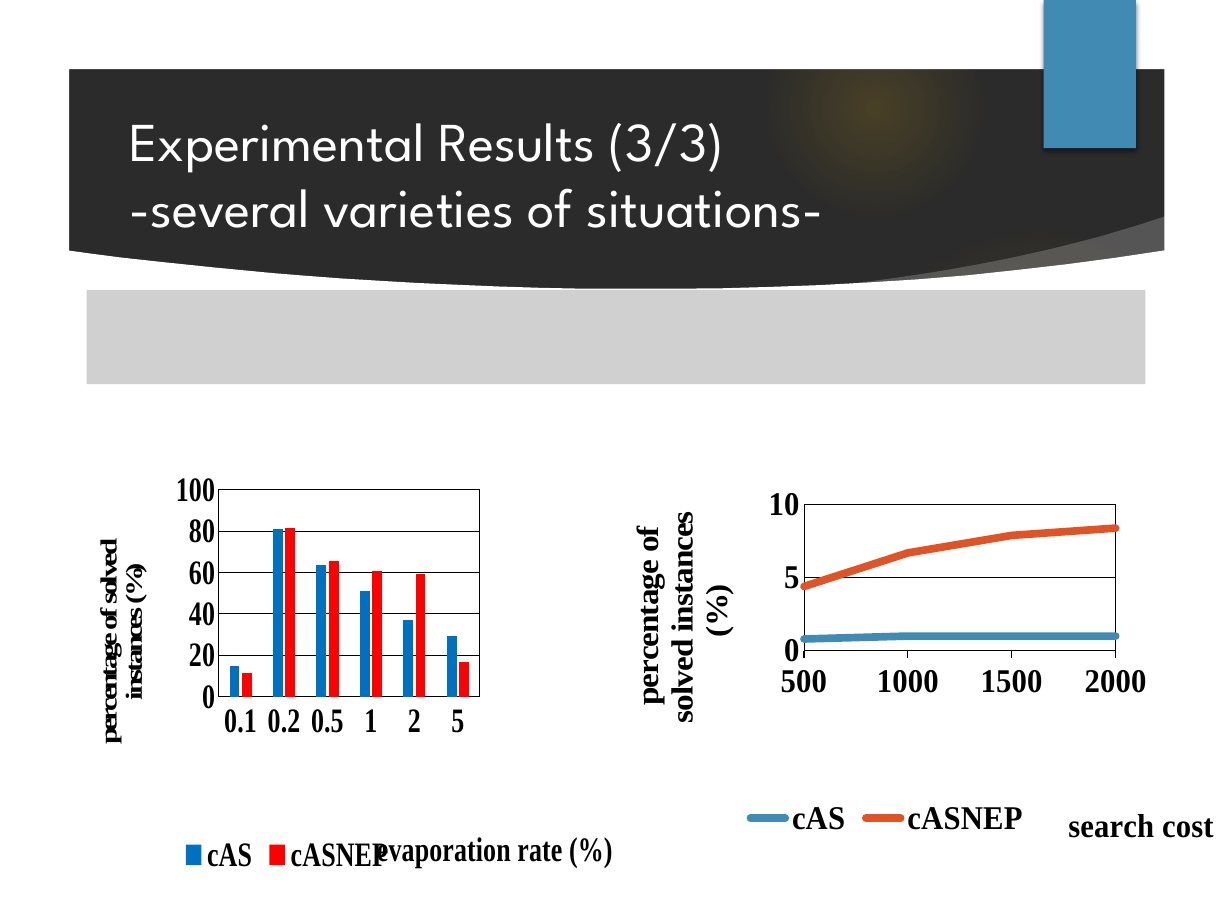
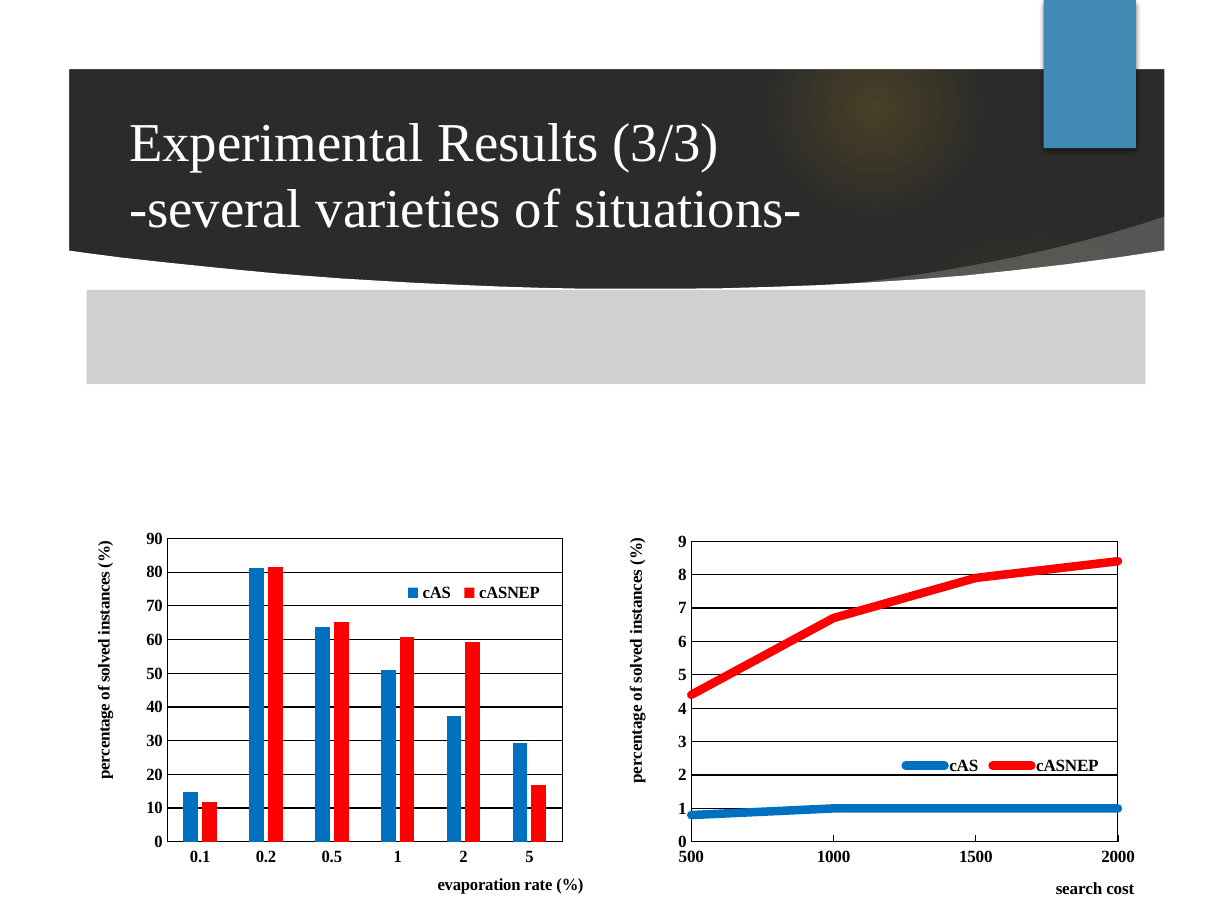
Before and after one commit to Masukane/slides, a slide deck: slide 12 of masukaneICIIC2018.pptm. Drawn at 1232x924 pixels with LibreOffice and Linux fonts; fonts in the diff are those of the drawing; grey boxes stand for pictures; background and template pictures are left out; a plain dark background stands for a picture behind light text. Boxes give left, top, right and bottom in pixels: in the first picture for what was removed or moved away, otherwise in the second. Text is boxed around its words. In the diff, an @@ line names an element or a change of style, - is before the commit and + after.

```diff
--- a/masukaneICIIC2018.pptm
+++ b/masukaneICIIC2018.pptm
@@ title "Experimental Results (3/3) -several varieties ..." at box(129, 123, 802, 228): font League Spartan to Times New Roman @@
@@ column chart at box(86, 521, 586, 924) @@
@@ category axis title "evaporation rate (%) " to "evaporation rate (%)" @@
@@ value axis title "percentage of solved instances (%) " to "percentage of solved instances (%)" @@
@@ legend changed @@
@@ category axis changed @@
@@ value axis changed @@
@@ lettering changed @@
@@ column chart: place and size @@
-column chart at box(86, 462, 616, 881)
+column chart at box(86, 521, 586, 924)
@@ line chart at box(616, 524, 1146, 924) @@
@@ colour of cAS #418AB3 to #0070C0 @@
@@ colour of cASNEP #DF5327 to #FF0000 @@
@@ category axis title "search cost " to "search cost" @@
@@ value axis title "percentage of solved instances (%) " to "percentage of solved instances (%)" @@
@@ legend changed @@
@@ category axis changed @@
@@ value axis changed @@
@@ lettering changed @@
@@ line chart: place and size @@
-line chart at box(616, 479, 1220, 855)
+line chart at box(616, 524, 1146, 924)
```
Also in this commit, not shown: 12 other slides changed.
